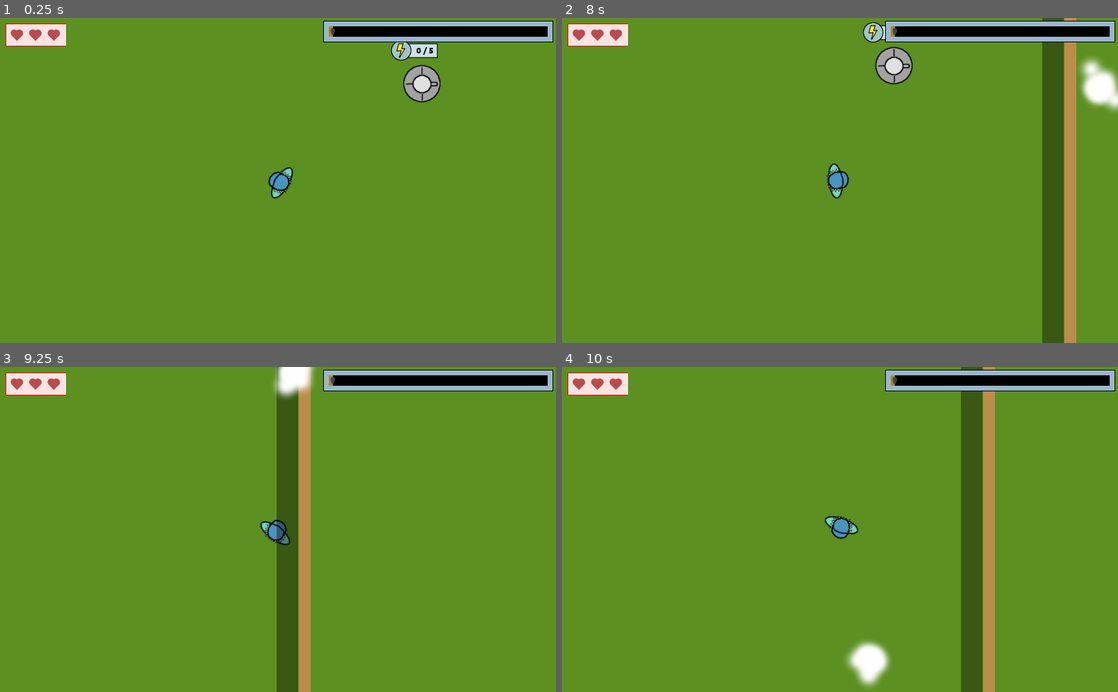
Above: before the commit, frames 1-4 (two rows, left to right).
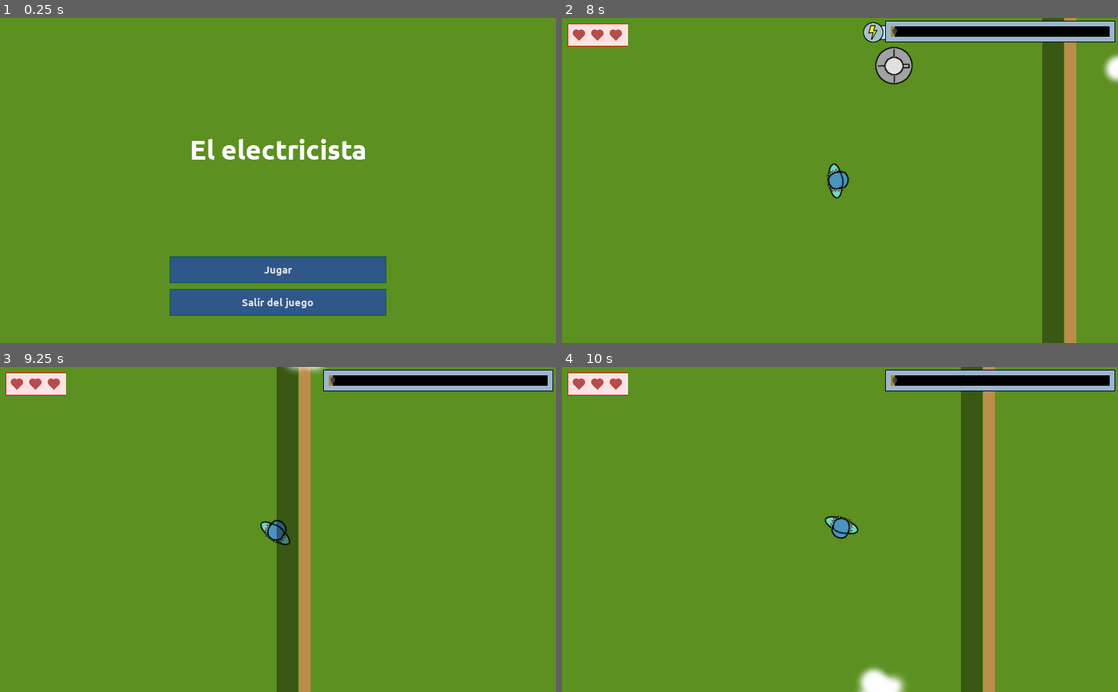
Above: after the commit, the same moments.

Repository: moisesjbc/spain-game-dev-jam-3
Game: Godot game, scene res://menus/main_menu/main_menu.tscn
Two runs of this game, one before a commit and one after it. Both use one fixed random seed, a clock stepped at 60 frames per second and the inputs below. Before the commit the project starts from res://gameplay/main/main.tscn. The engine's default icon, where the game draws it, is replaced by a stand-in: a white triangle on a blue panel in a dark square.
Inputs (mouse positions are in pixels of both pictures, inside the frame that each line leads up to):
- Up to frame 1 (0.25 s): no input
- Up to frame 2 (8 s): click (840, 271) at 0.5 s, where only the run after the commit has a clickable "Jugar"; tap Enter at 1.25, 3.5 s; move the mouse to (962, 164) at 1.27 s; hold Right (ui_right) 1.28-2.03 s; move the mouse to (728, 196) at 2.02 s; hold Down (ui_down) 2.03-2.78 s; tap Space at 2.75 s; move the mouse to (895, 109) at 2.77 s; hold Right (ui_right) 2.78-3.53 s; move the mouse to (812, 245) at 3.52 s; hold Up (ui_up) 3.53-4.28 s; move the mouse to (1006, 229) at 4.27 s; hold Left (ui_left) 4.28-5.78 s; move the mouse to (673, 131) at 5.02 s; move the mouse to (867, 180) at 5.77 s; hold Down (ui_down) 5.78-6.53 s; move the mouse to (756, 99) at 6.52 s; hold Right (ui_right) 6.53-7.28 s; move the mouse to (962, 164) at 7.27 s; hold Up (ui_up) from 7.28 s (still down)
- Up to frame 3 (9.25 s): move the mouse to (166, 545) at 8.02 s; release Up (ui_up) at 8.03 s; hold Right (ui_right) 8.03-8.78 s; move the mouse to (333, 458) at 8.77 s; hold Down (ui_down) from 8.78 s (still down)
- Up to frame 4 (10 s): move the mouse to (812, 594) at 9.52 s; release Down (ui_down) at 9.53 s; hold Left (ui_left) from 9.53 s (still down)

The runs differ from the first frame. In frame 1, 12% of the frame differs, in the area x 1-100%, y 0-92%; in frame 2, 1.0%; in frame 3, 0.6%; in frame 4, 1.1%.

Commit message:
Añade menú principal

Diff:
--- /dev/null
+++ b/godot-project/gameplay/globals/utils.gd
@@ -0,0 +1,7 @@
+extends Node
+
+
+func change_scene(scene_path):
+	var result = get_tree().change_scene(scene_path)
+	if result != OK:
+		print('Error changing to scene ', scene_path, ': ', result)
--- a/godot-project/gameplay/main/main.tscn
+++ b/godot-project/gameplay/main/main.tscn
@@ -6,7 +6,7 @@
 [ext_resource path="res://gameplay/connections/connections.tscn" type="PackedScene" id=6]
 [ext_resource path="res://gameplay/environment/walls/walls.tscn" type="PackedScene" id=7]
 [ext_resource path="res://gameplay/environment/ghosts_respawn/ghosts_respawn.tscn" type="PackedScene" id=8]
-[ext_resource path="res://menus/game_over_menu/ingame_menu.tscn" type="PackedScene" id=9]
+[ext_resource path="res://menus/ingame_menu/ingame_menu.tscn" type="PackedScene" id=9]
 [ext_resource path="res://gameplay/main/main.gd" type="Script" id=10]
 [ext_resource path="res://gameplay/environment/interactuables_respawn/interactuables_respawn.tscn" type="PackedScene" id=12]
 
--- /dev/null
+++ b/godot-project/gui/menu_button/menu_button.tscn
@@ -0,0 +1,45 @@
+[gd_scene load_steps=6 format=2]
+
+[ext_resource path="res://fonts/ubuntu/Ubuntu-B.ttf" type="DynamicFontData" id=1]
+
+[sub_resource type="StyleBoxFlat" id=3]
+bg_color = Color( 0.219608, 0.376471, 0.576471, 1 )
+border_width_left = 3
+border_width_top = 3
+border_width_right = 3
+border_width_bottom = 3
+border_color = Color( 0.117647, 0.403922, 0.411765, 1 )
+
+[sub_resource type="StyleBoxFlat" id=4]
+bg_color = Color( 0.254902, 0.407843, 0.607843, 1 )
+border_width_left = 3
+border_width_top = 3
+border_width_right = 3
+border_width_bottom = 3
+border_color = Color( 0.164706, 0.466667, 0.478431, 1 )
+
+[sub_resource type="StyleBoxFlat" id=1]
+bg_color = Color( 0.188235, 0.341176, 0.537255, 1 )
+border_width_left = 3
+border_width_top = 3
+border_width_right = 3
+border_width_bottom = 3
+border_color = Color( 0.0980392, 0.372549, 0.380392, 1 )
+
+[sub_resource type="DynamicFont" id=2]
+size = 20
+font_data = ExtResource( 1 )
+
+[node name="menu_button" type="Button"]
+margin_left = -1.0
+margin_right = 153.0
+margin_bottom = 38.0
+rect_min_size = Vector2( 0, 50 )
+custom_styles/hover = SubResource( 3 )
+custom_styles/pressed = SubResource( 4 )
+custom_styles/normal = SubResource( 1 )
+custom_fonts/font = SubResource( 2 )
+text = "Texto de prueba"
+__meta__ = {
+"_edit_use_anchors_": false
+}
--- a/godot-project/menus/game_over_menu/ingame_menu.gd
+++ b/godot-project/menus/ingame_menu/ingame_menu.gd
@@ -13,7 +13,16 @@
 		$panel/margin_container/vbox_container/restart_button.text = 'Empezar de nuevo'
 
 
-func _on_restart_button_pressed():
+func unpause():
 	get_tree().paused = false
 	visible = false
-	var _unused = get_tree().change_scene("res://gameplay/main/main.tscn")
+
+
+func _on_restart_button_pressed():
+	unpause()
+	Utils.change_scene("res://gameplay/main/main.tscn")
+
+
+func _on_return_to_main_menu_button_pressed():
+	unpause()
+	Utils.change_scene("res://menus/main_menu/main_menu.tscn")
--- a/godot-project/menus/game_over_menu/ingame_menu.tscn
+++ b/godot-project/menus/ingame_menu/ingame_menu.tscn
@@ -1,21 +1,19 @@
 [gd_scene load_steps=6 format=2]
 
-[ext_resource path="res://menus/game_over_menu/ingame_menu.gd" type="Script" id=1]
+[ext_resource path="res://menus/ingame_menu/ingame_menu.gd" type="Script" id=1]
 [ext_resource path="res://fonts/ubuntu/Ubuntu-B.ttf" type="DynamicFontData" id=2]
+[ext_resource path="res://gui/menu_button/menu_button.tscn" type="PackedScene" id=3]
 
-[sub_resource type="StyleBoxFlat" id=3]
-bg_color = Color( 0.156863, 0.384314, 0.470588, 1 )
+[sub_resource type="StyleBoxFlat" id=1]
+bg_color = Color( 0.168627, 0.486275, 0.501961, 1 )
 border_width_left = 3
 border_width_top = 3
 border_width_right = 3
 border_width_bottom = 3
 border_color = Color( 0.054902, 0.2, 0.254902, 1 )
 
-[sub_resource type="DynamicFont" id=1]
+[sub_resource type="DynamicFont" id=2]
 size = 30
-font_data = ExtResource( 2 )
-
-[sub_resource type="DynamicFont" id=2]
 font_data = ExtResource( 2 )
 
 [node name="ingame_menu" type="CenterContainer"]
@@ -29,11 +27,11 @@
 
 [node name="panel" type="Panel" parent="."]
 margin_left = 312.0
-margin_top = 200.0
+margin_top = 160.0
 margin_right = 712.0
-margin_bottom = 400.0
-rect_min_size = Vector2( 400, 200 )
-custom_styles/panel = SubResource( 3 )
+margin_bottom = 440.0
+rect_min_size = Vector2( 400, 280 )
+custom_styles/panel = SubResource( 1 )
 
 [node name="margin_container" type="MarginContainer" parent="panel"]
 anchor_right = 1.0
@@ -50,24 +48,34 @@
 margin_left = 10.0
 margin_top = 10.0
 margin_right = 390.0
-margin_bottom = 190.0
+margin_bottom = 270.0
+rect_min_size = Vector2( 300, 0 )
+custom_constants/separation = 10
 __meta__ = {
 "_edit_use_anchors_": false
 }
 
 [node name="title_label" type="Label" parent="panel/margin_container/vbox_container"]
 margin_right = 380.0
-margin_bottom = 151.0
+margin_bottom = 140.0
 size_flags_vertical = 7
-custom_fonts/font = SubResource( 1 )
+custom_fonts/font = SubResource( 2 )
 text = "GAME OVER"
 align = 1
 valign = 1
 
-[node name="restart_button" type="Button" parent="panel/margin_container/vbox_container"]
-margin_top = 155.0
+[node name="restart_button" parent="panel/margin_container/vbox_container" instance=ExtResource( 3 )]
+margin_left = 0.0
+margin_top = 150.0
 margin_right = 380.0
-margin_bottom = 180.0
-custom_fonts/font = SubResource( 2 )
+margin_bottom = 200.0
 text = "Empezar de nuevo"
+
+[node name="return_to_main_menu_button" parent="panel/margin_container/vbox_container" instance=ExtResource( 3 )]
+margin_left = 0.0
+margin_top = 210.0
+margin_right = 380.0
+margin_bottom = 260.0
+text = "Volver al menú principal"
 [connection signal="pressed" from="panel/margin_container/vbox_container/restart_button" to="." method="_on_restart_button_pressed"]
+[connection signal="pressed" from="panel/margin_container/vbox_container/return_to_main_menu_button" to="." method="_on_return_to_main_menu_button_pressed"]
--- /dev/null
+++ b/godot-project/menus/main_menu/main_menu.gd
@@ -0,0 +1,13 @@
+extends Control
+
+
+func _ready():
+	$center_container/vbox_container/buttons_container/exit_button.visible = (OS.get_name() != "HTML5")
+
+
+func _on_plain_button_pressed():
+	var erro = Utils.change_scene("res://gameplay/main/main.tscn")
+
+
+func _on_exit_button_pressed():
+	get_tree().quit()
--- /dev/null
+++ b/godot-project/menus/main_menu/main_menu.tscn
@@ -0,0 +1,62 @@
+[gd_scene load_steps=5 format=2]
+
+[ext_resource path="res://fonts/ubuntu/Ubuntu-B.ttf" type="DynamicFontData" id=1]
+[ext_resource path="res://gui/menu_button/menu_button.tscn" type="PackedScene" id=2]
+[ext_resource path="res://menus/main_menu/main_menu.gd" type="Script" id=3]
+
+[sub_resource type="DynamicFont" id=1]
+size = 50
+font_data = ExtResource( 1 )
+
+[node name="main_menu" type="Control"]
+anchor_right = 1.0
+anchor_bottom = 1.0
+script = ExtResource( 3 )
+__meta__ = {
+"_edit_use_anchors_": false
+}
+
+[node name="center_container" type="CenterContainer" parent="."]
+anchor_right = 1.0
+anchor_bottom = 1.0
+__meta__ = {
+"_edit_use_anchors_": false
+}
+
+[node name="vbox_container" type="VBoxContainer" parent="center_container"]
+margin_left = 312.0
+margin_top = 49.0
+margin_right = 712.0
+margin_bottom = 549.0
+rect_min_size = Vector2( 400, 500 )
+
+[node name="title" type="Label" parent="center_container/vbox_container"]
+margin_top = 164.0
+margin_right = 400.0
+margin_bottom = 221.0
+size_flags_vertical = 6
+custom_fonts/font = SubResource( 1 )
+text = "El electricista"
+align = 1
+valign = 1
+
+[node name="buttons_container" type="VBoxContainer" parent="center_container/vbox_container"]
+margin_top = 390.0
+margin_right = 400.0
+margin_bottom = 500.0
+custom_constants/separation = 10
+
+[node name="plain_button" parent="center_container/vbox_container/buttons_container" instance=ExtResource( 2 )]
+margin_left = 0.0
+margin_right = 400.0
+margin_bottom = 50.0
+text = "Jugar"
+
+[node name="exit_button" parent="center_container/vbox_container/buttons_container" instance=ExtResource( 2 )]
+margin_left = 0.0
+margin_top = 60.0
+margin_right = 400.0
+margin_bottom = 110.0
+text = "Salir del juego"
+[connection signal="pressed" from="center_container/vbox_container/buttons_container/plain_button" to="." method="_on_plain_button_pressed"]
+[connection signal="pressed" from="center_container/vbox_container/buttons_container/exit_button" to="." method="_on_exit_button_pressed"]
--- a/godot-project/project.godot
+++ b/godot-project/project.godot
@@ -16,12 +16,13 @@
 [application]
 
 config/name="godot-project"
-run/main_scene="res://gameplay/main/main.tscn"
+run/main_scene="res://menus/main_menu/main_menu.tscn"
 config/icon="res://icon.png"
 
 [autoload]
 
 Types="*res://gameplay/globals/types.gd"
+Utils="*res://gameplay/globals/utils.gd"
 
 [display]
 
